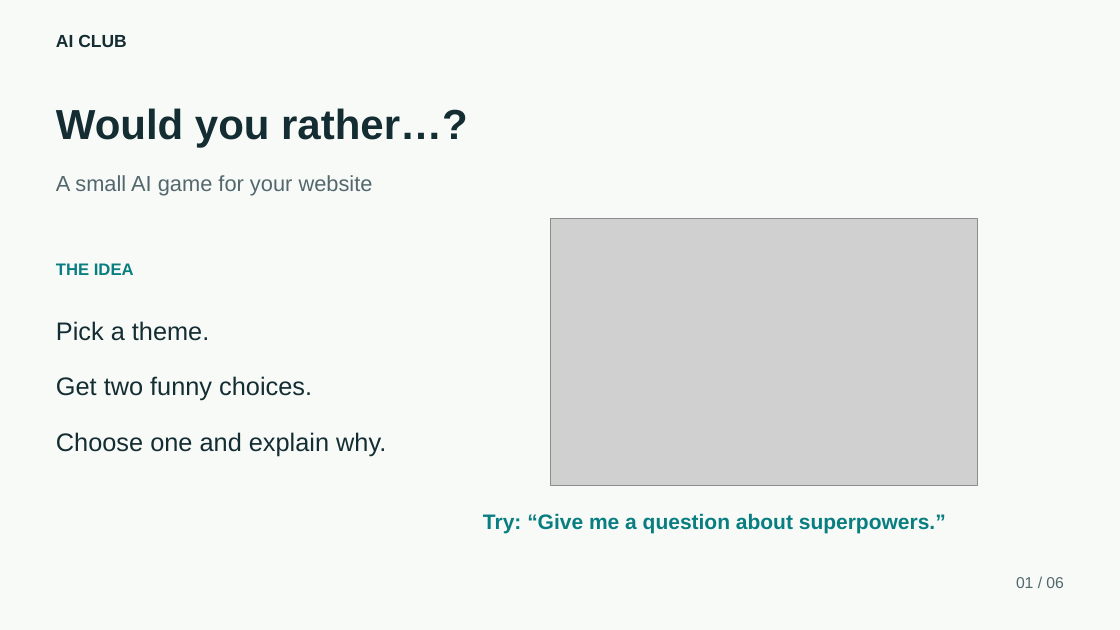
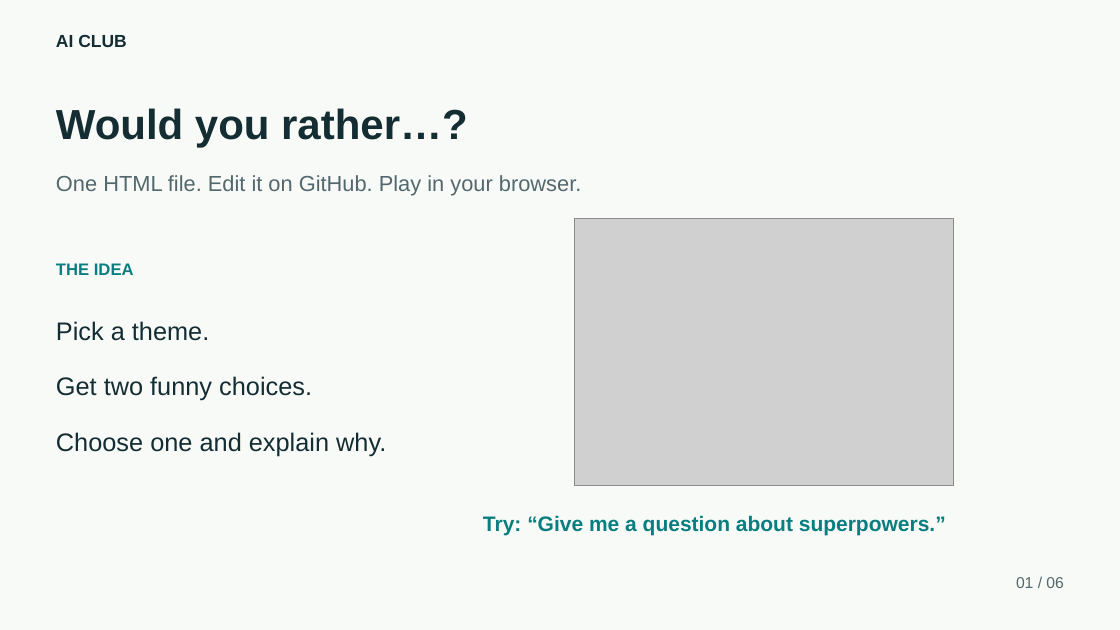
Before and after one commit to Casper3211/Static-Page-Demo, a slide deck: slide 1 of ai-would-you-rather/slides/Would-You-Rather-Workshop.pptx. Drawn at 1120x630 pixels with LibreOffice and Linux fonts; fonts in the diff are those of the drawing; grey boxes stand for pictures. Boxes give left, top, right and bottom in pixels: in the first picture for what was removed or moved away, otherwise in the second. Text is boxed around its words. In the diff, an @@ line names an element or a change of style, - is before the commit and + after.

Commit message:
Make AI workshop browser-only with GitHub editing and visitor keys

```diff
--- a/ai-would-you-rather/slides/Would-You-Rather-Workshop.pptx
+++ b/ai-would-you-rather/slides/Would-You-Rather-Workshop.pptx
@@ text at (56,175,582,196): text changed @@
-A small AI game for your website
+One HTML file. Edit it on GitHub. Play in your browser.
@@ picture: place and size @@
-picture at (550,218,977,486)
+picture at (574,218,954,486)
```
Also in this commit, not shown: 4 other slides changed, 1 slide added, 1 slide removed, 8 other files.
